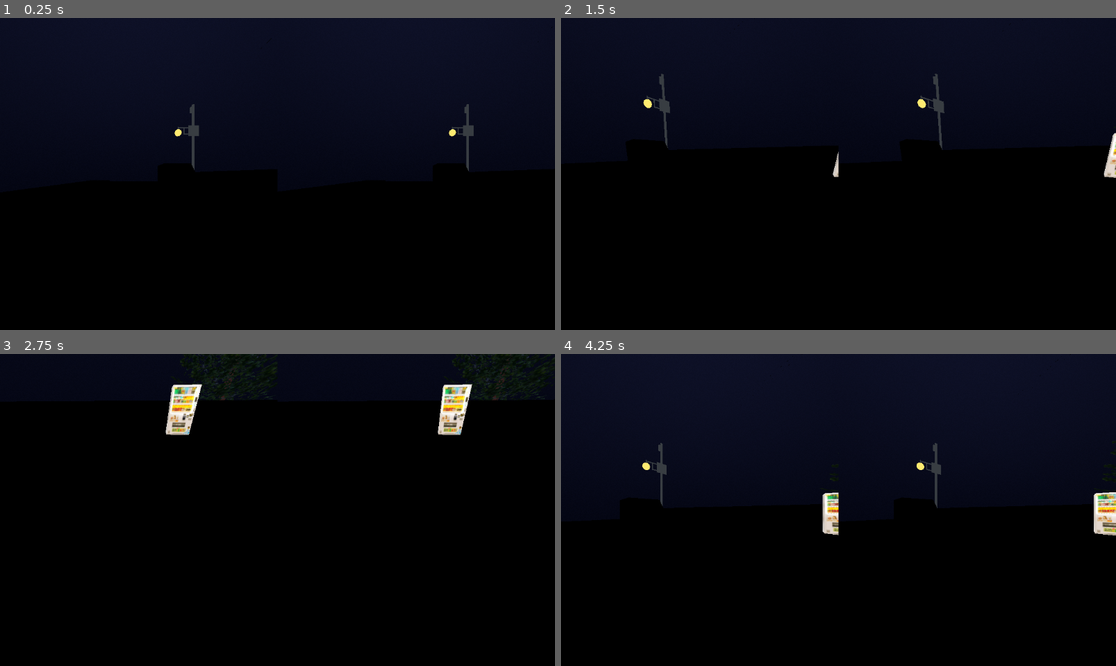
Above: before the commit, frames 1-4 (two rows, left to right).
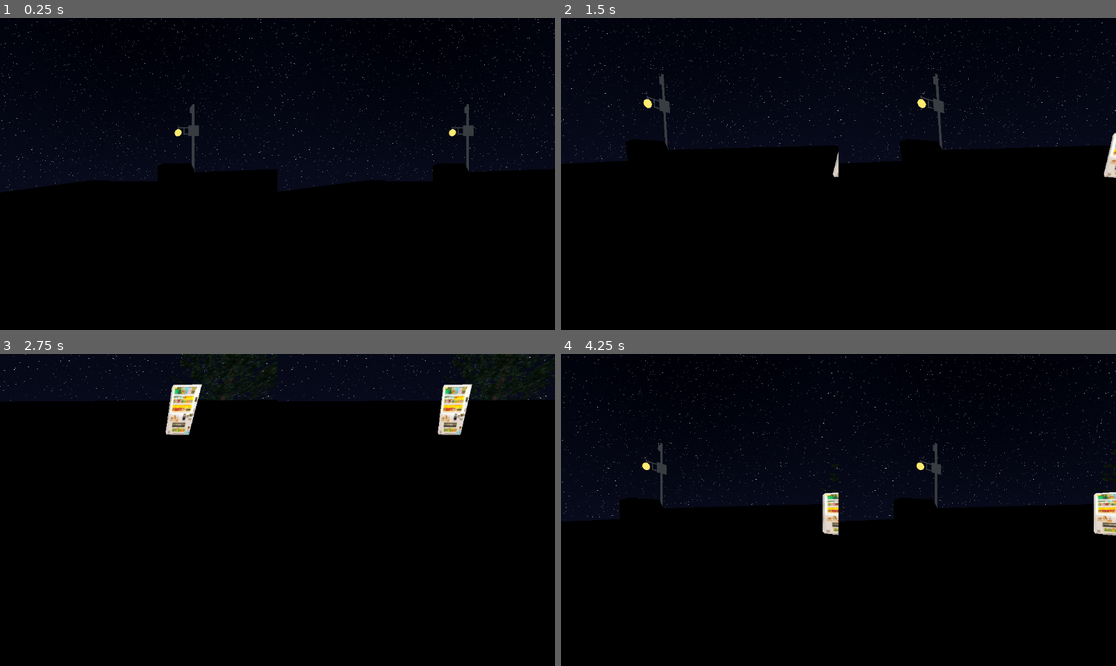
Above: after the commit, the same moments.

Repository: dairycultist/Metaverse
Game: Godot game, scene res://menu_main.tscn
Two runs of this game, one before a commit and one after it. Both use one fixed random seed, a clock stepped at 60 frames per second and the inputs below.
Inputs:
- Up to frame 1 (0.25 s): no input
- Up to frame 2 (1.5 s): tap Enter at 0.5 s; hold Right (ui_right) 0.53-1.28 s; hold Down (ui_down) from 1.28 s (still down)
- Up to frame 3 (2.75 s): release Down (ui_down) at 2.03 s; hold Right (ui_right) from 2.03 s (still down)
- Up to frame 4 (4.25 s): release Right (ui_right) at 2.78 s; hold Up (ui_up) 2.78-3.53 s; hold Left (ui_left) from 3.53 s (still down)

The runs differ from the first frame. In frame 1, 8.0% of the frame differs, in the area x 0-100%, y 0-56%; in frame 2, 0.8%; in frame 3, 0.1%; in frame 4, 8.0%.

Commit message:
Stars, test build

Diff:
--- a/menu_main.tscn
+++ b/menu_main.tscn
@@ -13,8 +13,10 @@
 
 [sub_resource type="ShaderMaterial" id="ShaderMaterial_2ot7e"]
 shader = ExtResource("2_plom5")
-shader_parameter/top = Color(0.0948324, 0.108178, 0.210496, 1)
-shader_parameter/bottom = Color(0, 0, 0, 1)
+shader_parameter/top = Color(0, 0, 0, 1)
+shader_parameter/bottom = Color(0.0941176, 0.109804, 0.211765, 1)
+shader_parameter/star_smallness = 2000.0
+shader_parameter/star_rarity = 0.99
 
 [sub_resource type="Sky" id="Sky_6kvs7"]
 sky_material = SubResource("ShaderMaterial_2ot7e")
--- a/sky.gdshader
+++ b/sky.gdshader
@@ -2,6 +2,9 @@
 
 uniform vec3 top : source_color;
 uniform vec3 bottom : source_color;
+
+uniform float star_smallness : hint_range(200., 2000.) = 2000.;
+uniform float star_rarity : hint_range(.98, .999) = .999;
 
 float hash(vec2 p) {
   return fract(sin(dot(p, vec2(127.1,311.7))) * 43758.5453123);
@@ -9,5 +12,15 @@
 
 void sky() {
 	float fac = clamp(SKY_COORDS.y + hash(SKY_COORDS.xy) * 0.1, 0., 1.);
-	COLOR = mix(top, bottom, fac);
+
+	float star_hash = hash(vec2(
+		floor(SKY_COORDS.x * star_smallness) / star_smallness,
+		floor(SKY_COORDS.y * star_smallness) / star_smallness
+	));
+
+	if (star_hash > star_rarity) {
+		COLOR = vec3((star_hash - star_rarity) / (1. - star_rarity));
+	} else {
+		COLOR = mix(top, bottom, fac);
+	}
 }
Not shown, changed: build/Metaverse.apk
Not shown, changed: build/Metaverse.apk.idsig
